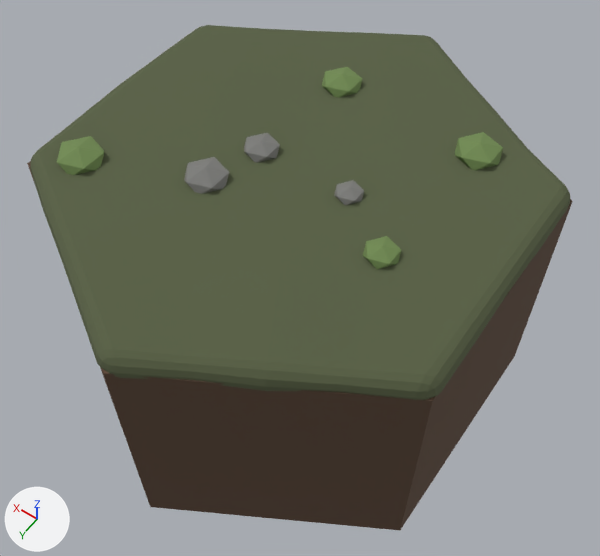
An edit to the glTF model bramblecrown/assets/models/hex_peat.glb, drawn before and after from the same camera.
The view is the same before and after, from a 50 mm camera at (-1.24, 1.7, 2.14) aimed at (-0.05, 0.03, -0.49). Every picture has the same lights, and +X, +Y and +Z are marked at lower left. The older version comes first. Vertices at exactly the same position are counted once.

In view in the first picture: 'hex_peat'.
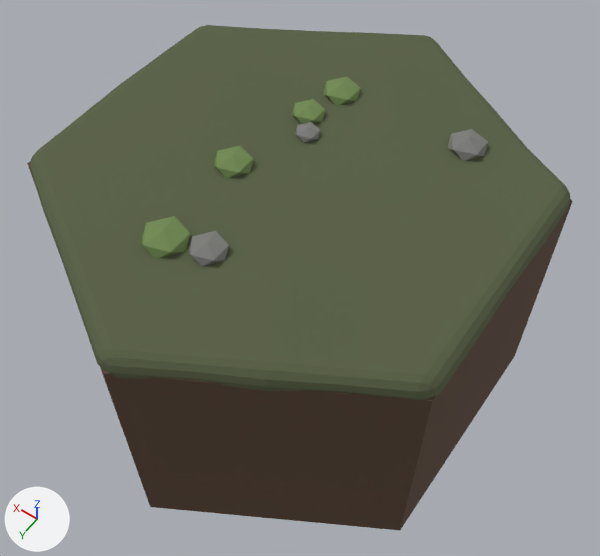
The edits, one by one:
me_body has 2402 vertices, 4768 faces and spans x -0.85..0.85, y -0.98..0.98, z -1.0..0.11.
me_body is used by ob_hex_peat; location (0.0, 0.0, 0.0).
me_body part 1: the loose piece of 12 vertices spanning x -0.27..-0.17, y -0.06..0.04, z 0.04..0.1 is scaled about its middle by 1.39, then moved by (-0.22, -0.45, 0.0).
me_body part 2: the loose piece of 12 vertices spanning x 0.15..0.31, y 0.13..0.29, z 0.03..0.11 is scaled about its middle by 0.82, then moved by (-0.22, 0.25, 0.0).
me_body part 3: the loose piece of 12 vertices spanning x 0.09..0.22, y -0.08..0.05, z 0.04..0.1 is scaled about its middle by 0.699, then moved by (-0.09, -0.16, 0.0).
me_body part 4: the loose piece of 12 vertices spanning x -0.52..-0.39, y 0.09..0.21, z 0.04..0.1 is moved by (0.59, -0.42, 0.0).
me_body part 5: the loose piece of 12 vertices spanning x 0.57..0.74, y 0.31..0.48, z 0.03..0.11 is scaled about its middle by 0.813, then moved by (-0.56, -0.84, 0.0).
me_body part 6: the loose piece of 12 vertices spanning x -0.57..-0.4, y -0.53..-0.37, z 0.03..0.11 is scaled about its middle by 0.838, then moved by (0.68, 0.55, 0.0).
me_body part 7: the loose piece of 12 vertices spanning x 0.05..0.2, y -0.56..-0.41, z 0.03..0.11 is moved by (0.03, 0.99, 0.0).

Pixel boxes (x1, y1, x2, y2) of what changed, in the pictures (600 x 556 px; the box of a moved part takes in the faces that stretch with it):
part 1 of me_body, moved or reshaped
    before: (334, 180, 364, 205)
    after: (448, 129, 488, 161)
part 2 of me_body, moved or reshaped
    before: (184, 157, 229, 194)
    after: (189, 231, 229, 267)
part 3 of me_body, moved or reshaped
    before: (244, 133, 280, 163)
    after: (295, 122, 320, 143)
part 4 of me_body, moved or reshaped
    before: (363, 236, 401, 269)
    after: (292, 99, 325, 124)
part 5 of me_body, moved or reshaped
    before: (57, 136, 104, 175)
    after: (323, 77, 361, 105)
part 6 of me_body, moved or reshaped
    before: (455, 132, 503, 170)
    after: (214, 146, 253, 178)
part 7 of me_body, moved or reshaped
    before: (322, 67, 362, 97)
    after: (142, 216, 190, 258)
